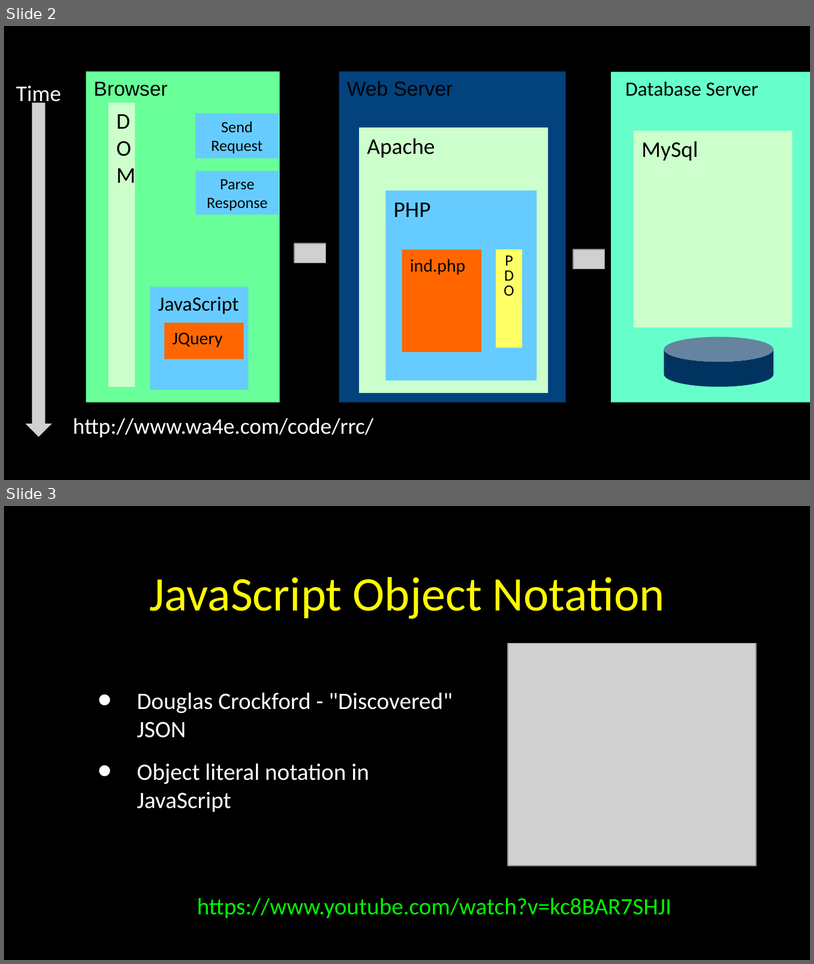
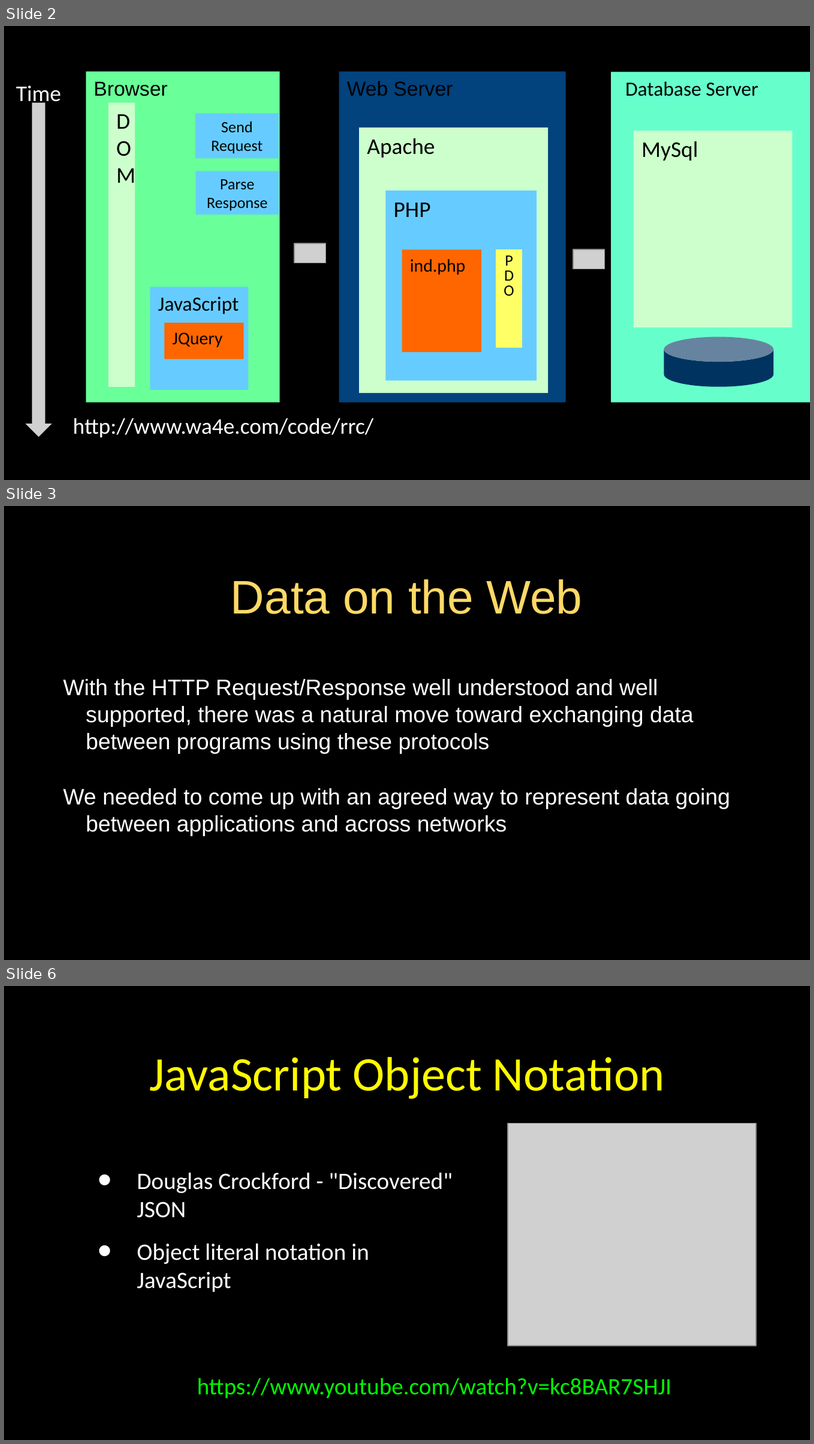
Before and after one commit to csev/wa4e, a slide deck: lectures/JS-04-JSON.ppt. Shown one above the other, each under a label of ours: slides 2 and 3 before the commit, slides 2, 3 and 6 after it; the slides between them are not shown. The pictures are 814x964 and 814x1444 pixels, drawn with LibreOffice and Linux fonts; fonts in the diff are those of the drawing; grey boxes stand for pictures. Boxes give left, top, right and bottom in pixels: in the first picture for what was removed or moved away, otherwise in the second. Text is boxed around its words. In the diff, an @@ line names an element or a change of style, - is before the commit and + after.

```diff
--- a/lectures/JS-04-JSON.ppt
+++ b/lectures/JS-04-JSON.ppt
@@ slide 3 added at (4, 506, 810, 960), background #000000; not listed: 1 template element that a slide beside it also shows @@
@@ title added at (231, 579, 583, 614), 42 pt, text #FFD966 @@
+Data on the Web
@@ text added at (63, 679, 731, 836), 20 pt, text #FFFFFF @@
+With the HTTP Request/Response well understood and well supported, there was a natural move toward exchanging data between programs using these protocols
+We needed to come up with an agreed way to represent data going between applications and across networks
@@ what was slide 3 is now slide 6 @@
```
Also in this commit, not shown: 3 other slides added, 1 other file.
